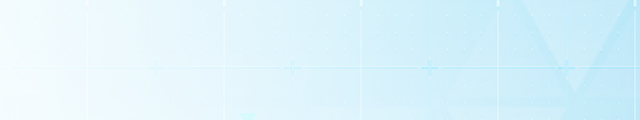
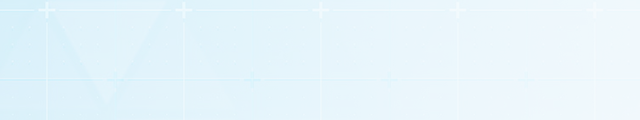
Layer changes from the first 640 × 120 image to the second:
painted on "Settings_BG" over (0, 0, 640, 120)
painted on "矩形 1" over (0, 0, 640, 120)